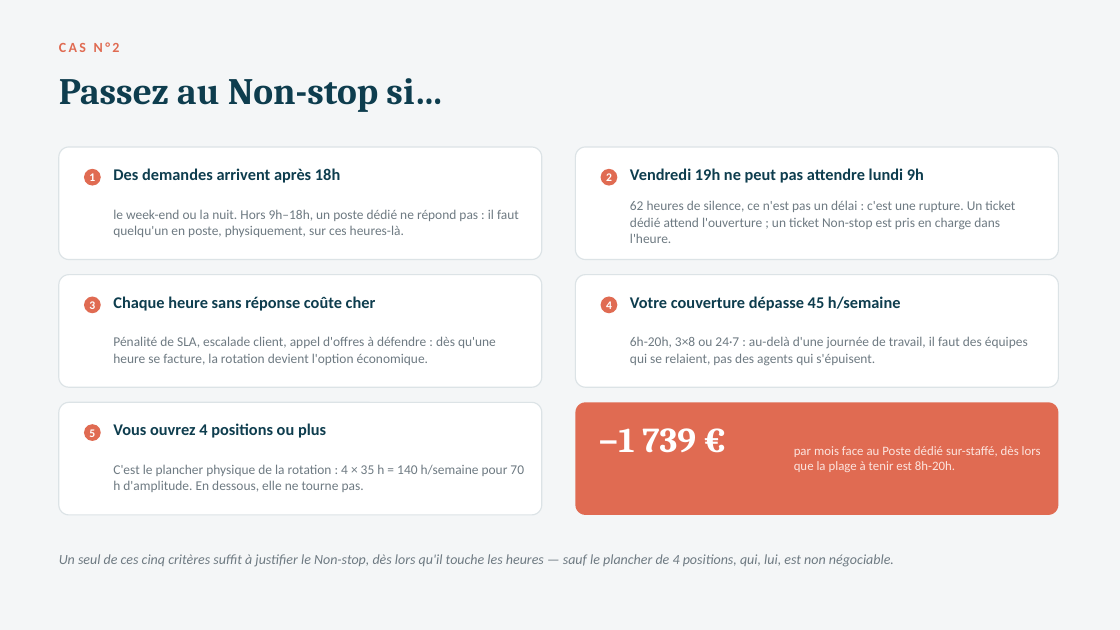
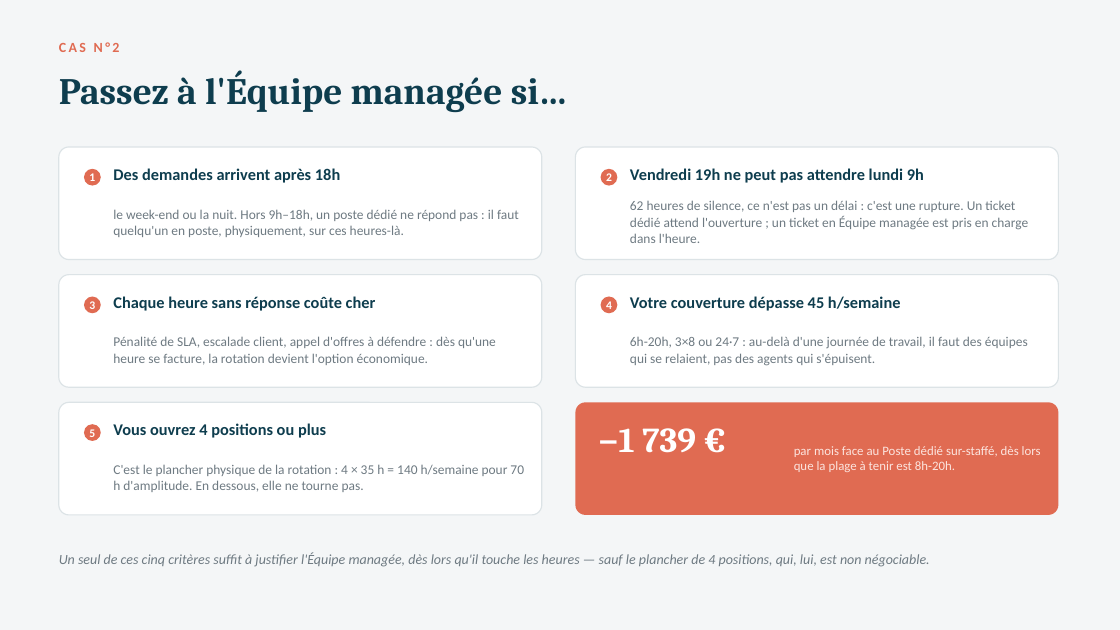
Before and after one commit to valerienvalerien/Salve2, a slide deck: slide 4 of 04-Closing/PLAQUETTE-DEDIE-VS-NONSTOP.pptx. Drawn at 1120x630 pixels with LibreOffice and Linux fonts; fonts in the diff are those of the drawing. Boxes give left, top, right and bottom in pixels: in the first picture for what was removed or moved away, otherwise in the second. Text is boxed around its words. In the diff, an @@ line names an element or a change of style, - is before the commit and + after.

```diff
--- a/04-Closing/PLAQUETTE-DEDIE-VS-NONSTOP.pptx
+++ b/04-Closing/PLAQUETTE-DEDIE-VS-NONSTOP.pptx
@@ text at <box>59,70,568,113</box>: text changed @@
-Passez au Non-stop si…
+Passez à l'Équipe managée si…
@@ text at <box>630,200,1029,243</box>: text changed @@
-62 heures de silence, ce n'est pas un délai : c'est une rupture. Un ticket dédié attend l'ouverture ; un ticket Non-stop est pris en charge dans l'heure.
+62 heures de silence, ce n'est pas un délai : c'est une rupture. Un ticket dédié attend l'ouverture ; un ticket en Équipe managée est pris en charge dans l'heure.
@@ text at <box>59,552,930,567</box>: text changed @@
-Un seul de ces cinq critères suffit à justifier le Non-stop, dès lors qu'il touche les heures — sauf le plancher de 4 positions, qui, lui, est non négociable.
+Un seul de ces cinq critères suffit à justifier l'Équipe managée, dès lors qu'il touche les heures — sauf le plancher de 4 positions, qui, lui, est non négociable.
```
Also in this commit, not shown: 7 other slides changed, 9 other files.
